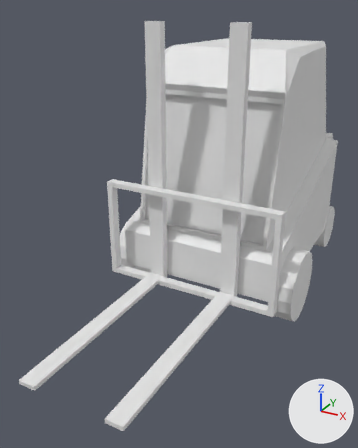
An edit to the glTF model Assets/Models/forklift.glb, drawn before and after from the same camera.
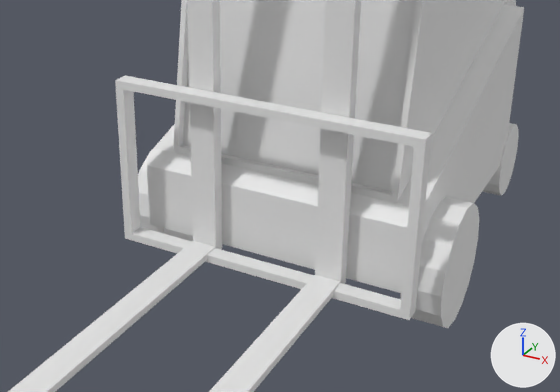
Each version is shown whole from a 50 mm camera at (2.21, -5.62, 3.23) aimed at (-0.22, -1.21, 1.02), then close up on the part from 12% to 100% of the width and 30% to 80% of the height. The lights are fixed; the arrows at lower right show +X, +Y and +Z. Where no turn or scale is listed for an object, it has been applied to the vertices.

Objects in the first close-up: 'Cockpit', 'Column', 'Column.001', 'Cube', 'Orquilla1', 'Orquilla2', 'leftBack', 'leftFront', 'rightFront'.
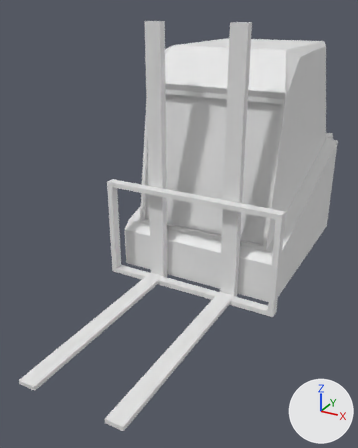
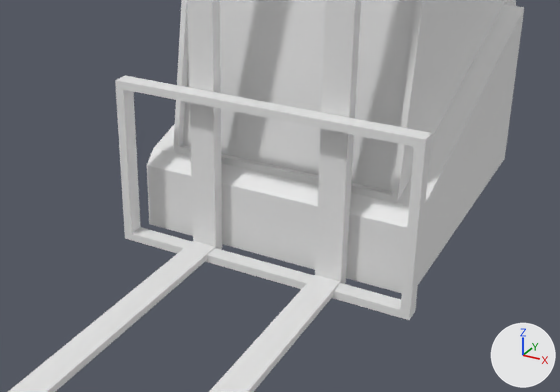
Edits to the scene script, one JSON object a line:
```json
{"op": "remove", "block": "ob_leftback", "code": ["ob_leftback = bpy.data.objects.new('leftBack', me_cylinder)", "ob_leftback.location = (0.0, 0.0, 0.0)"]}
{"op": "remove", "block": "ob_leftfront", "code": ["ob_leftfront = bpy.data.objects.new('leftFront', me_cylinder_001)", "ob_leftfront.location = (0.0, 0.0, 0.0)"]}
{"op": "remove", "block": "ob_rightfront", "code": ["ob_rightfront = bpy.data.objects.new('rightFront', me_cylinder_002)", "ob_rightfront.location = (0.0, 0.0, 0.0)"]}
```

Pixel boxes (x1, y1, x2, y2) of what changed, in the close-ups (560 x 392 px):
```json
{"object": "leftFront", "change": "deleted", "before": [400, 197, 479, 328]}
{"object": "leftBack", "change": "deleted", "before": [482, 123, 519, 196]}
{"object": "rightFront", "change": "deleted", "before": [138, 149, 193, 241]}
```
